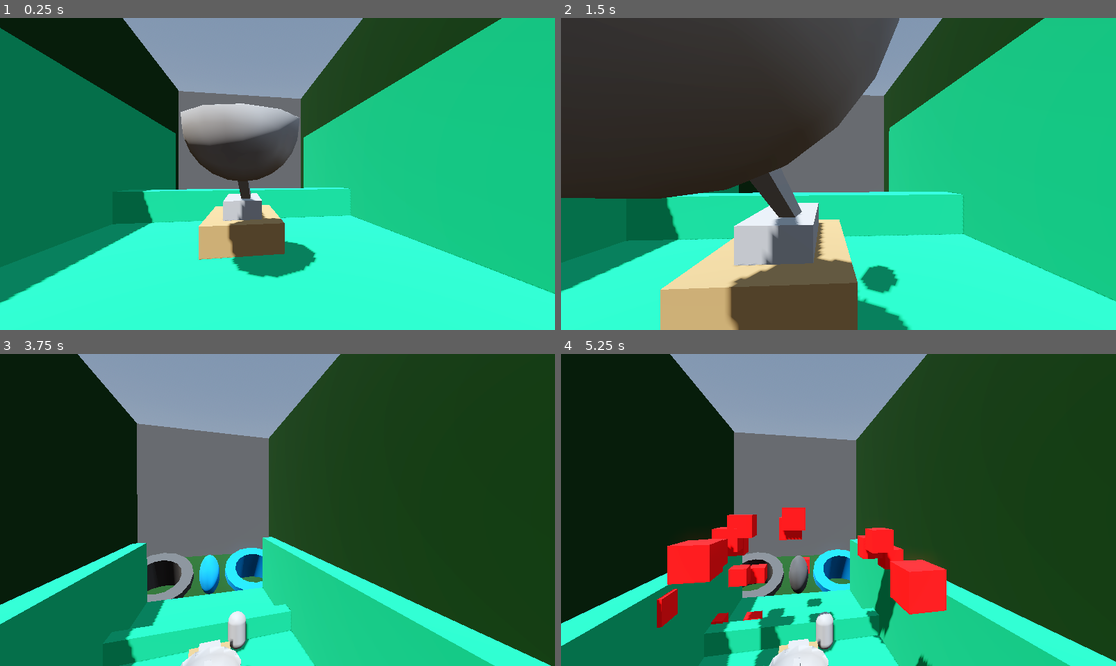
Above: before the commit, frames 1-4 (two rows, left to right).
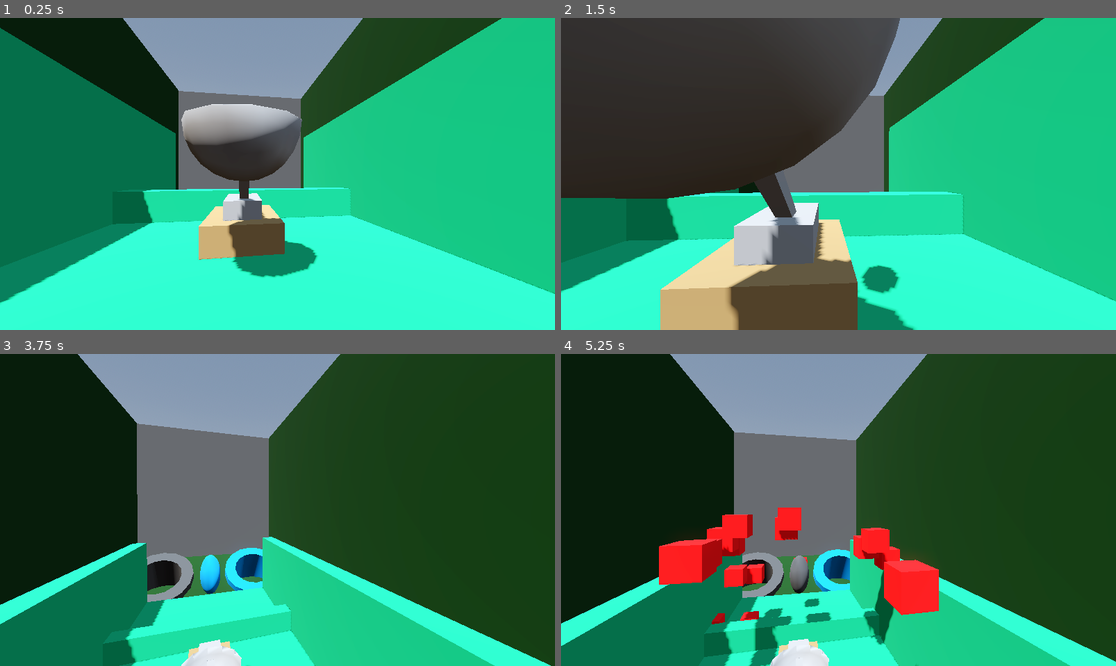
Above: after the commit, the same moments.

Repository: WildcatGameStudios/ScaryHouse
Game: Godot game, scene res://scenes/levels/take_out_trash/level.tscn
Same seed, same stepped clock (60 frames per second), same inputs: the game is played once before the commit and once after it. This scene is started directly instead of the project's main scene.
Inputs (mouse positions are in pixels of both pictures, inside the frame that each line leads up to):
- Up to frame 1 (0.25 s): no input
- Up to frame 2 (1.5 s): tap Enter at 0.5 s; move the mouse to (866, 174) at 0.52 s; hold W (move_forward) from 0.53 s (still down); tap E (e) at 0.6 s; tap Space (jump) at 0.77 s; tap R (r) at 0.8, 1.35 s; move the mouse to (810, 174) at 1.27 s
- Up to frame 3 (3.75 s): keep holding W (move_forward); tap Space (jump) at 1.52, 3.02 s; tap E (e) at 1.55, 2.85 s; move the mouse to (288, 503) at 2.02 s; tap F (dash) at 2.1 s; tap R (r) at 2.3 s; move the mouse to (271, 516) at 2.77 s; move the mouse to (316, 513) at 3.52 s; right-click (316, 513) at 3.6 s
- Up to frame 4 (5.25 s): keep holding W (move_forward); tap Space (jump) at 3.77, 4.52 s; tap R (r) at 3.8, 5.1 s; move the mouse to (794, 506) at 4.27 s; click (794, 506) at 4.35 s; tap E (e) at 4.55 s; move the mouse to (844, 510) at 5.02 s

The runs differ from the first frame. In frame 1, 0.3% of the frame differs, in the area x 32-58%, y 27-84%; in frame 2, 1.0%; in frame 3, 0.5%; in frame 4, 3.3%, in the area x 17-70%, y 49-100%.

Commit message:
catapult model tweaks

Diff:
--- a/scenes/levels/take_out_trash/catapult.tscn
+++ b/scenes/levels/take_out_trash/catapult.tscn
@@ -22,14 +22,14 @@
 size = Vector3(1, 0.5, 2)
 
 [node name="CSGBox3D" type="CSGBox3D" parent="CSGCombiner3D"]
-transform = Transform3D(0.996029, -0.0394417, -0.0798084, -0.00888057, 0.848001, -0.529919, 0.0885786, 0.528524, 0.844284, -0.0271038, 1.72433, -1.05102)
+transform = Transform3D(0.999945, 0.0104718, 0, -0.00888057, 0.848001, -0.529919, -0.0055492, 0.52989, 0.848048, -0.0271038, 1.72433, -1.05102)
 size = Vector3(0.25, 0.25, 2.31982)
 
 [node name="shot_thing" type="CSGCombiner3D" parent="CSGCombiner3D/CSGBox3D"]
-transform = Transform3D(0.99602, -0.00837622, 0.0887432, -0.0399248, 0.848206, 0.52816, -0.0796966, -0.5296, 0.844496, 0.135238, -0.905422, 1.80365)
+transform = Transform3D(0.996021, -0.00832713, 0.0887418, -0.0399921, 0.848029, 0.528439, -0.079656, -0.529884, 0.844322, 0.135238, -0.905422, 1.80365)
 
 [node name="CSGSphere3D" type="CSGSphere3D" parent="CSGCombiner3D/CSGBox3D/shot_thing"]
-transform = Transform3D(1, 0, 0, 0, 1, 0, 0, 0, 1, 0, 2.81799, -2.81325)
+transform = Transform3D(1, -2.77396e-11, 0, 6.82121e-12, 1, -7.27596e-12, 7.45058e-09, 0, 1, 0.14164, 2.81807, -2.79984)
 radius = 1.0
 rings = 12
 
@@ -37,7 +37,7 @@
 operation = 2
 
 [node name="CSGSphere3D2" type="CSGSphere3D" parent="CSGCombiner3D/CSGBox3D/shot_thing/subtractor"]
-transform = Transform3D(1, 0, 0, 0, 1, 0, 0, 0, 1, 0, 2.82393, -2.81325)
+transform = Transform3D(1, -2.77396e-11, 0, 6.82121e-12, 1, -7.27596e-12, 7.45058e-09, 0, 1, 0.14164, 2.82401, -2.79984)
 radius = 1.0
 rings = 12
 
--- a/scripts/levels/take_out_trash/catapult.gd
+++ b/scripts/levels/take_out_trash/catapult.gd
@@ -30,11 +30,13 @@
 			interaction_mode = false
 			player_head.position = saved_head_position
 			player_instance.can_walk = true
+			player_instance.visible = true
 		elif player_in_area:
 			interaction_mode = true
 			saved_head_position = player_head.position
 			player_head.global_position = $InteractionCamera.position
 			player_instance.can_walk = false
+			player_instance.visible = false
 
 	#stop reading inputs if not in interaction mode
 	if !interaction_mode:
--- a/scripts/levels/take_out_trash/trash.gd
+++ b/scripts/levels/take_out_trash/trash.gd
@@ -25,6 +25,8 @@
 		gravity = Vector3.ZERO
 		velocity = Vector3(0,30,0)
 		$HitBinParticles.emitting = true
+		$CollisionShape3D.disabled = true
+		$Area3D/CollisionShape3D.disabled = true
 		await get_tree().create_timer(1.5).timeout
 		self.queue_free()
 
@@ -37,6 +39,7 @@
 		collided.emit(false)
 		$HitWallParticles.emitting = true
 		$CollisionShape3D.disabled = true
+		$Area3D/CollisionShape3D.disabled = true
 		$MeshInstance3D.visible = false
 		await get_tree().create_timer(0.5).timeout
 		self.queue_free()
